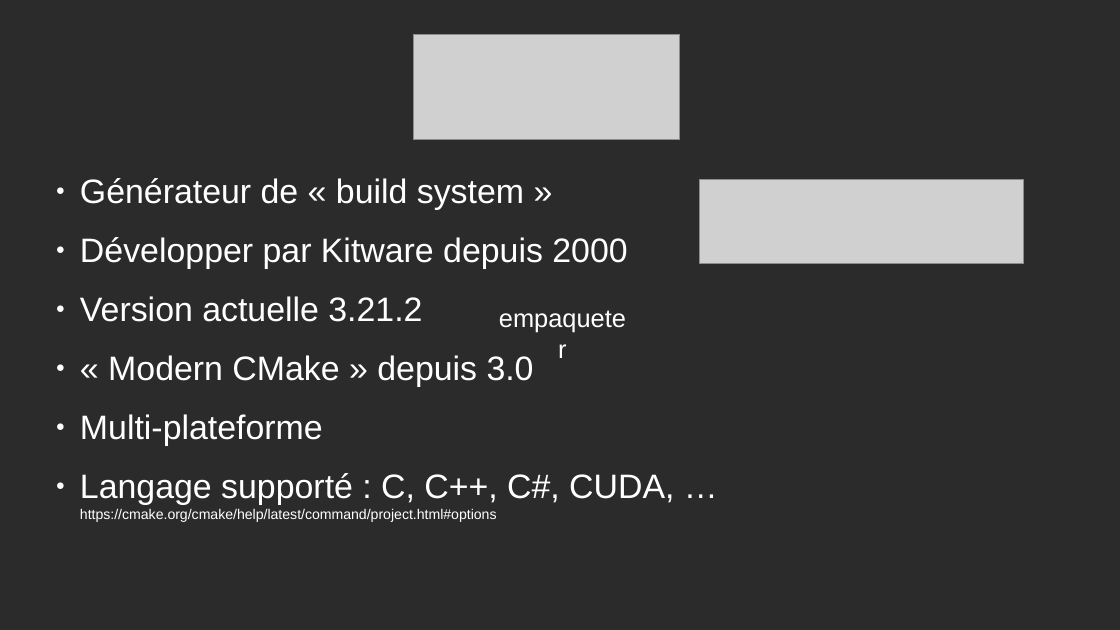
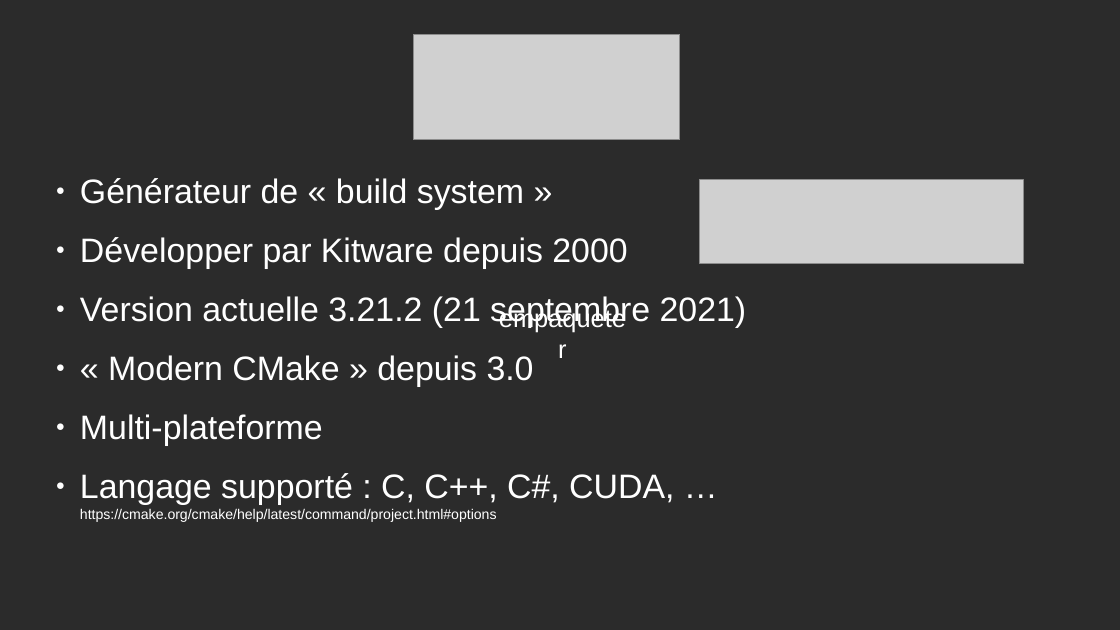
Before and after one commit to joeBlinx/Presentation_CMake, a slide deck: slide 3 of Presentation_CMake.odp. Drawn at 1120x630 pixels with LibreOffice and Linux fonts; fonts in the diff are those of the drawing; grey boxes stand for pictures; background and template pictures are left out; a plain dark background stands for a picture behind light text. Boxes give left, top, right and bottom in pixels: in the first picture for what was removed or moved away, otherwise in the second. Text is boxed around its words. In the diff, an @@ line names an element or a change of style, - is before the commit and + after.

```diff
--- a/Presentation_CMake.odp
+++ b/Presentation_CMake.odp
@@ subtitle at <box>80,296,747,328</box>: text changed @@
-● Version actuelle 3.21.2
+● Version actuelle 3.21.2 (21 septembre 2021)
```
Also in this commit, not shown: 2 other slides changed, 8 slides added, 2 other files.
